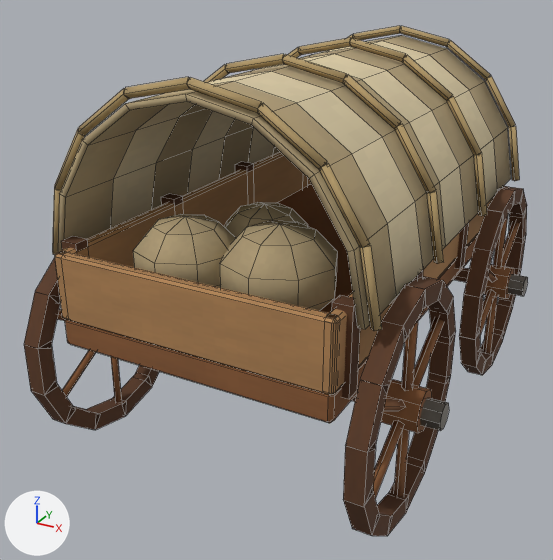
What one commit did to the Blender file assets/models/custom/_source/blend/accampamento/carro_coperto.blend.
Camera for both pictures: a 50 mm camera at (1.36, -2.84, 1.94) aimed at (-0.28, 0.14, 0.45). Every picture has the same lights, and +X, +Y and +Z are marked at lower left. The picture after the commit comes second. Mesh edges are drawn as thin lines.

Objects in the first picture: 'SM_carro_coperto'.
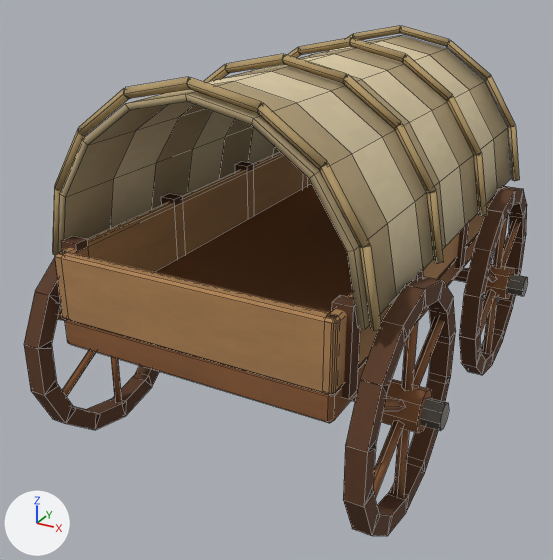
The change, as a diff of the scene's bpy script:
```diff
--- a/assets/models/custom/_source/blend/accampamento/carro_coperto.blend.py
+++ b/assets/models/custom/_source/blend/accampamento/carro_coperto.blend.py
@@ me_sm_carro_coperto @@
 # used by ob_sm_carro_coperto; location = (0.0, 0.0, 0.0)
-me_sm_carro_coperto.from_pydata(...)  # 1536 vertices, 1259 faces; spans x -0.78..0.8, y -1.06..2.0, z 0.0..1.57
+me_sm_carro_coperto.from_pydata(...)  # 1434 vertices, 1139 faces; spans x -0.78..0.8, y -1.06..2.0, z 0.0..1.57
+# me_sm_carro_coperto part 1: the loose piece of 34 vertices spanning x -0.01..0.41, y -0.91..-0.49, z 0.72..1.08 is deleted
+# me_sm_carro_coperto part 2: the loose piece of 34 vertices spanning x -0.34..0.04, y -0.94..-0.56, z 0.74..1.06 is deleted
+# me_sm_carro_coperto part 3: the loose piece of 34 vertices spanning x -0.17..0.17, y -0.62..-0.28, z 0.76..1.04 is deleted
 me_sm_carro_coperto.materials.append(mat_m_odyssey_palette)
```

Pixel boxes (x1, y1, x2, y2) of what changed, in the pictures (553 x 560 px):
part 1 of me_sm_carro_coperto, deleted (brown)
    before: (220, 221, 337, 311)
part 2 of me_sm_carro_coperto, deleted (brown)
    before: (133, 214, 236, 287)
part 3 of me_sm_carro_coperto, deleted (brown)
    before: (224, 202, 308, 237)
